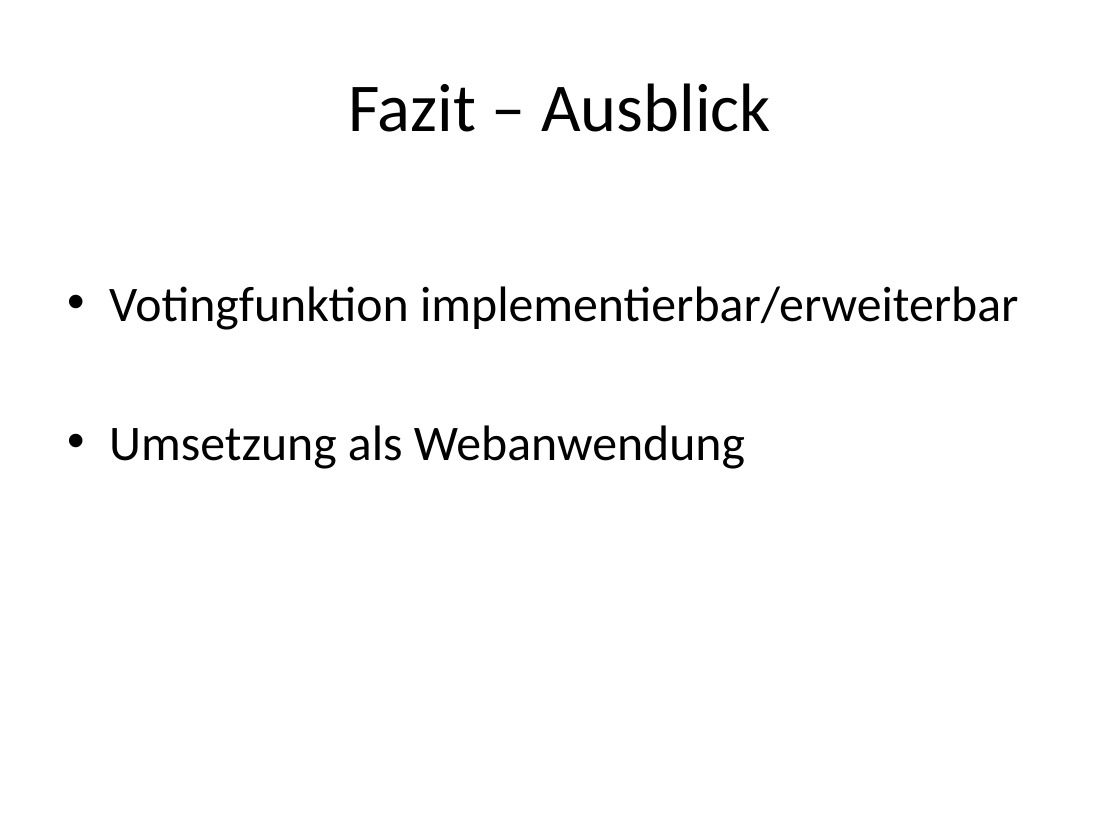
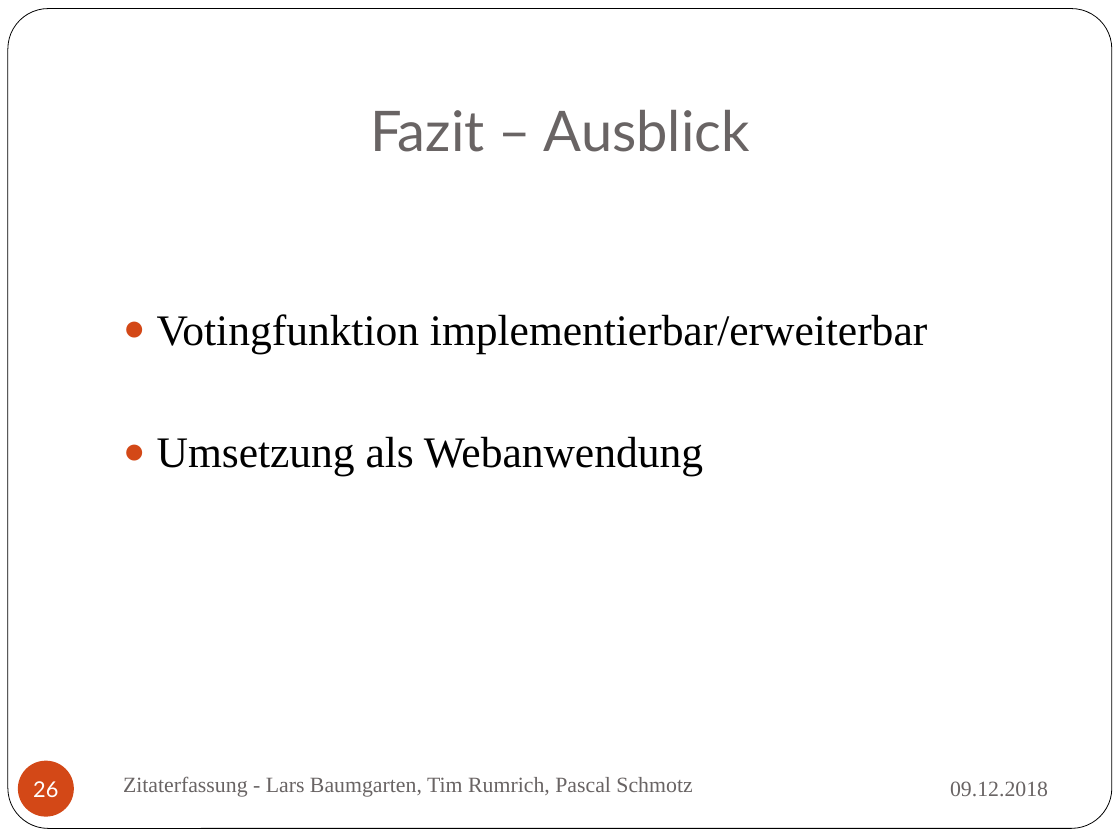
Before and after one commit to TrialAnd404/MyRepo, a slide deck: slide 26 of ZitatErfassung.pptx (slide 23 before the commit). Drawn at 1120x840 pixels with LibreOffice and Linux fonts; fonts in the diff are those of the drawing. Boxes give left, top, right and bottom in pixels: in the first picture for what was removed or moved away, otherwise in the second. Text is boxed around its words. In the diff, an @@ line names an element or a change of style, - is before the commit and + after.

```diff
--- a/ZitatErfassung.pptx
+++ b/ZitatErfassung.pptx
@@ rounded rectangle added at (8, 9, 1112, 829), fill #FFFFFF, outline #000000 0.5 pt @@
@@ title "Fazit – Ausblick": place and size @@
-title "Fazit – Ausblick" at (348, 83, 770, 132)
+title "Fazit – Ausblick" at (370, 110, 750, 152)
@@ title "Fazit – Ausblick" at (370, 110, 750, 152): size 44 to 36 pt, font Calibri to Lato, text colour #000000 to #696464; vertical alignment middle to bottom @@
@@ text "Votingfunktion implementierbar/erweiterbar": place and size @@
-text "Votingfunktion implementierbar/erweiterbar" at (109, 286, 1018, 469)
+text "Votingfunktion implementierbar/erweiterbar" at (157, 314, 927, 476)
@@ text "Votingfunktion implementierbar/erweiterbar" at (157, 314, 927, 476): size 32 to 28 pt, font Calibri to Times New Roman; bullet • to ● @@
@@ page number added at (18, 760, 74, 816), fill #D34817, 14 pt, text #FFFFFF @@
+26
@@ text added at (123, 776, 692, 797), 14 pt, text #696464 @@
+Zitaterfassung - Lars Baumgarten, Tim Rumrich, Pascal Schmotz
@@ text added at (950, 781, 1048, 797), 14 pt, text #696464 @@
+09.12.2018
```
Also in this commit, not shown: 7 other slides changed, 19 slides added, 16 slides removed, 2 other files.
